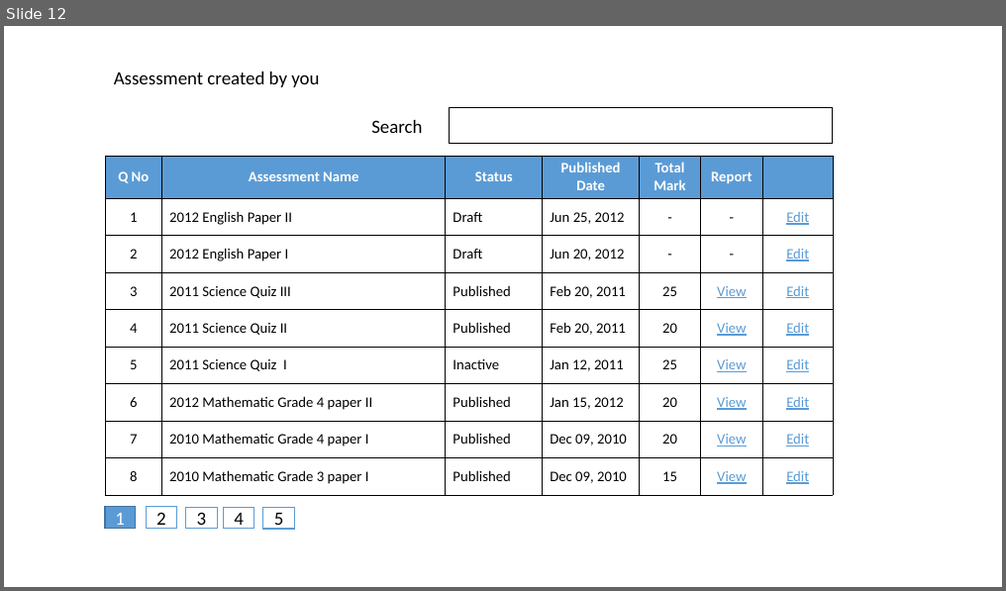
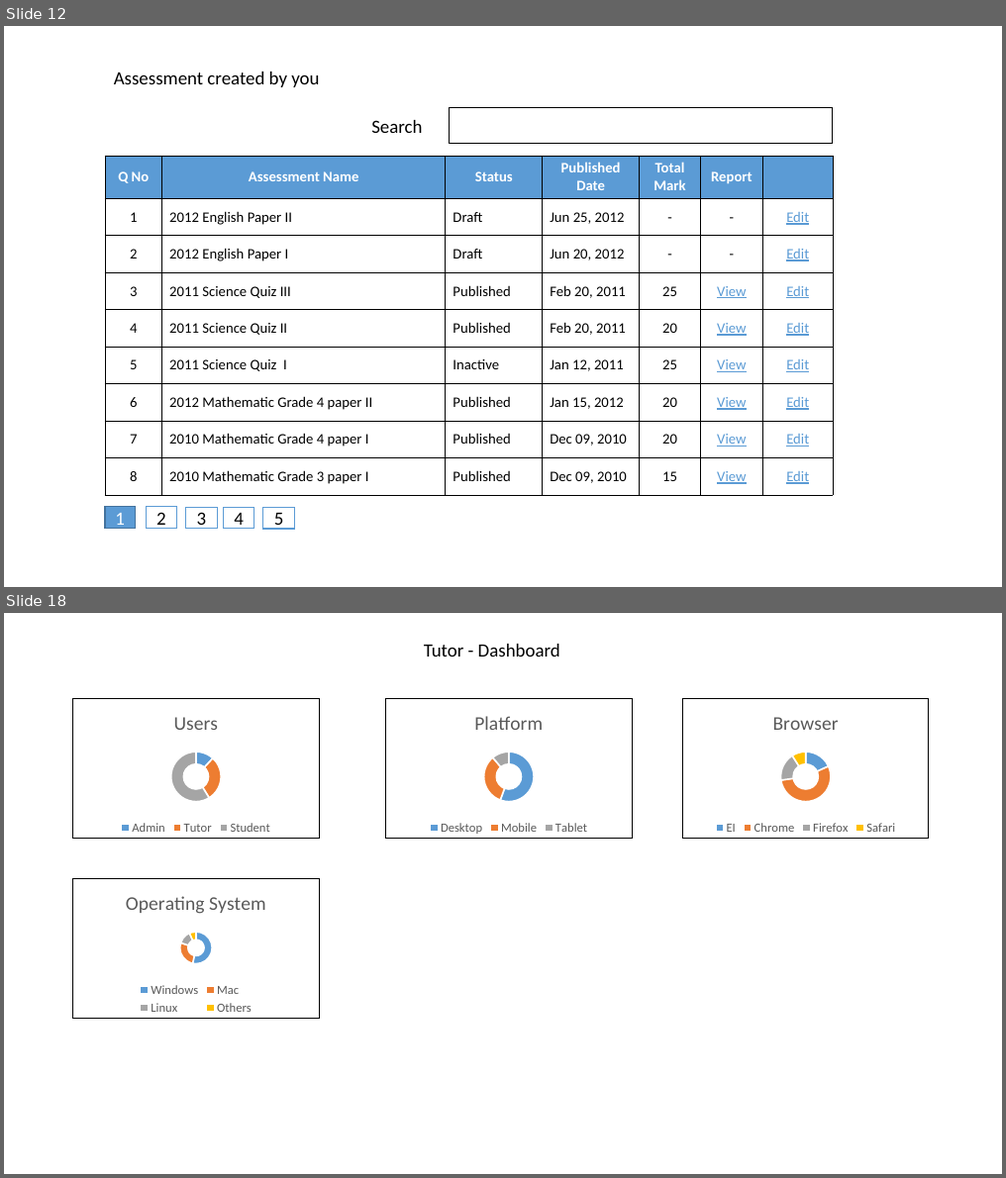
Before and after one commit to shakthydoss/suriyan, a slide deck: docs/wireframe.pptx. Shown one above the other, each under a label of ours: slide 12 before the commit, slides 12 and 18 after it; the slides between them are not shown. The pictures are 1006x591 and 1006x1178 pixels, drawn with LibreOffice and Linux fonts; fonts in the diff are those of the drawing. Boxes give left, top, right and bottom in pixels: in the first picture for what was removed or moved away, otherwise in the second. Text is boxed around its words. In the diff, an @@ line names an element or a change of style, - is before the commit and + after.

```diff
--- a/docs/wireframe.pptx
+++ b/docs/wireframe.pptx
@@ slide 18 added at (4, 613, 1002, 1174), background #FFFFFF @@
@@ text added at (424, 644, 560, 657), 18 pt, text #000000 @@
+Tutor - Dashboard
@@ doughnut chart added at (73, 699, 319, 839) @@
+title "Users"
+categories: Admin, Tutor, Student
+Users: 12, 29, 59
@@ doughnut chart added at (386, 699, 632, 839) @@
+title "Platform"
+categories: Desktop, Mobile, Tablet
+Platform: 56, 33, 11
@@ doughnut chart added at (683, 699, 930, 839) @@
+title "Browser"
+categories: EI, Chrome, Firefox, Safari
+Browser: 18, 55, 18, 9
@@ doughnut chart added at (73, 878, 319, 1018) @@
+title "Operating System"
+categories: Windows, Mac, Linux, Others
+Operating System: 53, 27, 13, 7
```
Also in this commit, not shown: 1 slide changed, 5 other slides added, 1 slide removed, 20 other files.
